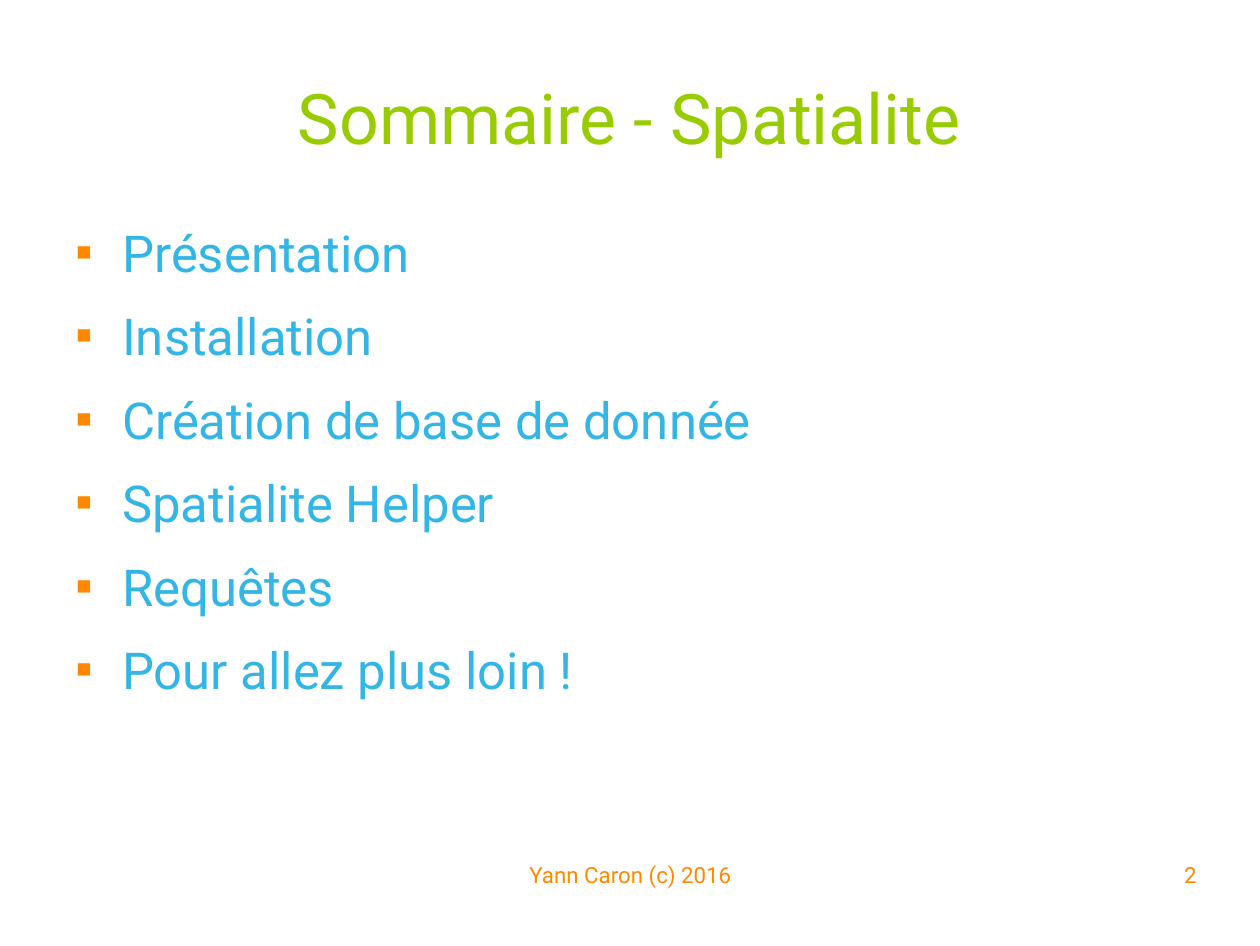
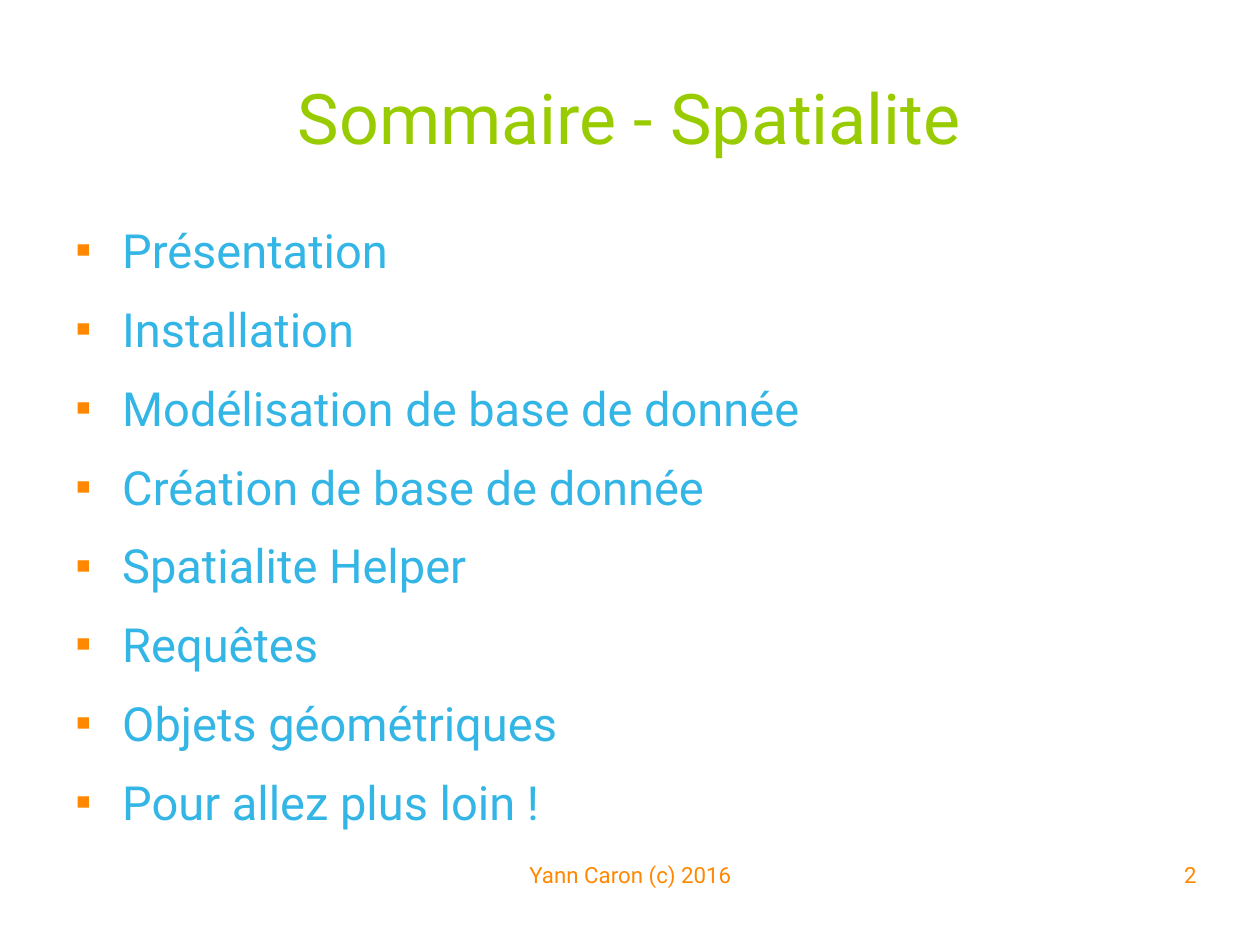
Before and after one commit to YannCaron/Android-ENSG, a slide deck: slide 2 of 10 - Spatialite.odp. Drawn at 1260x946 pixels with LibreOffice and Linux fonts; fonts in the diff are those of the drawing; background and template pictures are left out. Boxes give left, top, right and bottom in pixels: in the first picture for what was removed or moved away, otherwise in the second. Text is boxed around its words. In the diff, an @@ line names an element or a change of style, - is before the commit and + after.

Commit message:
spatialite lecture

```diff
--- a/10 - Spatialite.odp
+++ b/10 - Spatialite.odp
@@ text at [122, 232, 704, 830]: size 32 to 29.6 pt in "Présentation", "Installation", "Création de base de donnée", "Spatialite Helper" and 2 more places @@
@@ text at [122, 390, 799, 427]: paragraph added @@
+■ Modélisation de base de donnée
@@ text at [122, 705, 557, 751]: paragraph added @@
+■ Objets géométriques
```
Also in this commit, not shown: 6 other slides changed, 12 slides added, 1 other file.
